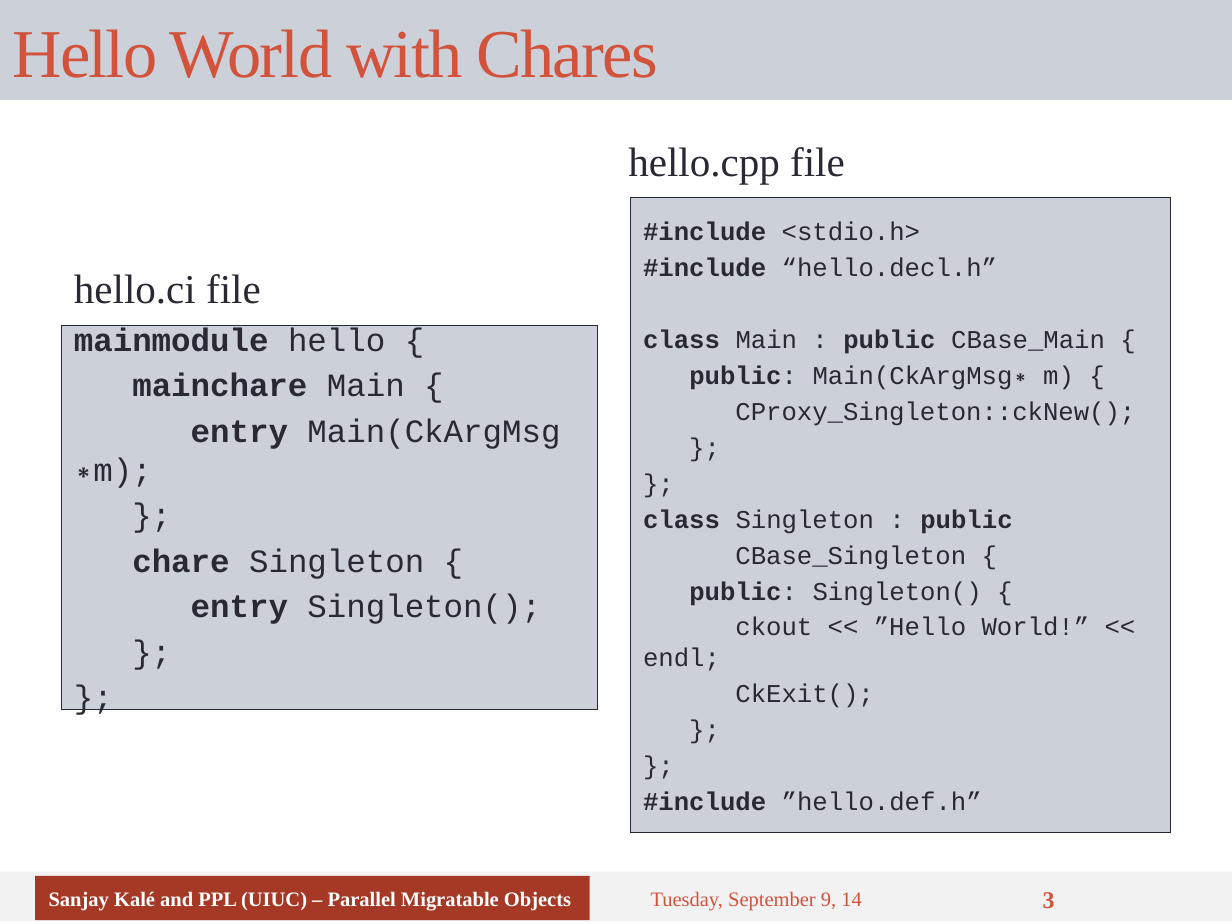
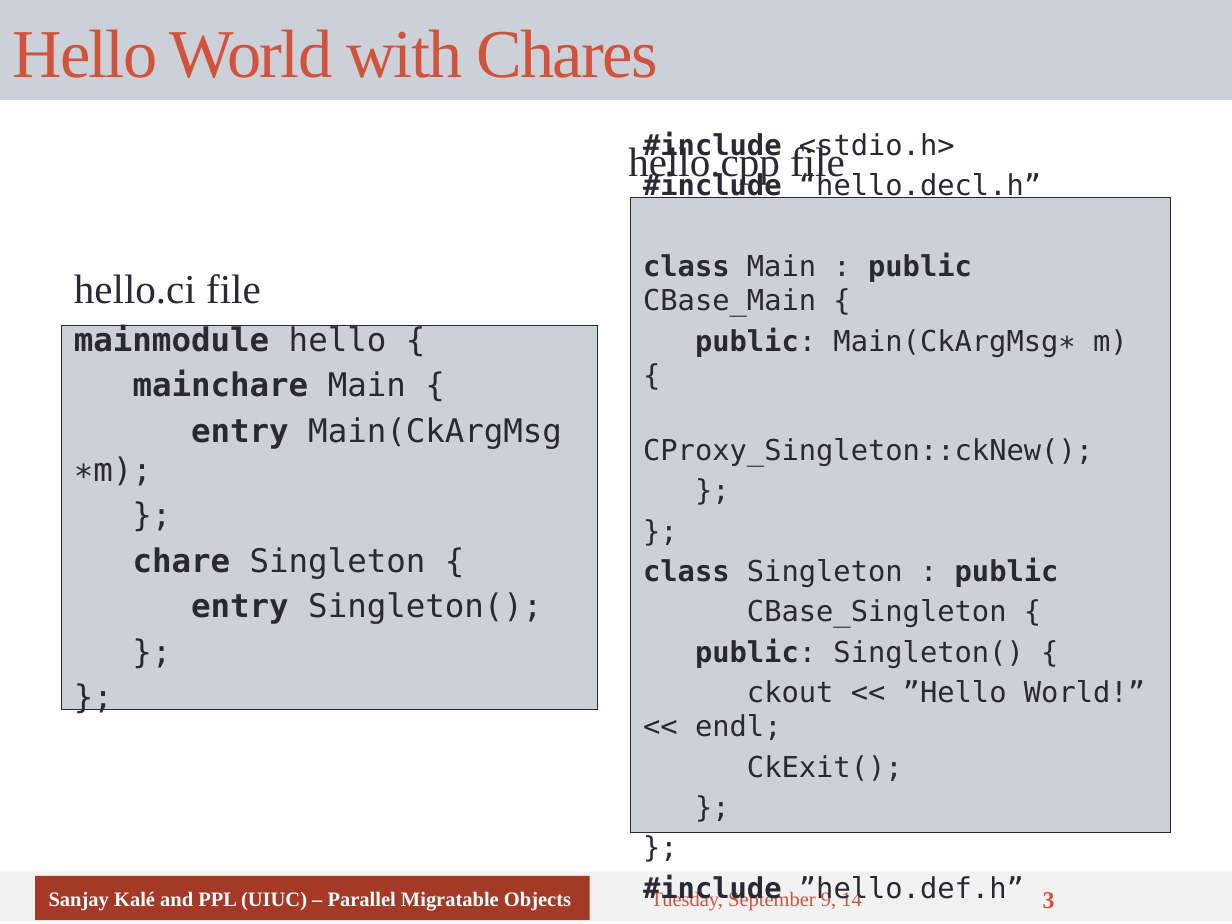
Before and after one commit to UIUC-PPL/charm_tutorial, a slide deck: slide 3 of tutorial-02-hello_world.pptx. Drawn at 1232x924 pixels with LibreOffice and Linux fonts; fonts in the diff are those of the drawing. Boxes give left, top, right and bottom in pixels: in the first picture for what was removed or moved away, otherwise in the second. Text is boxed around its words. In the diff, an @@ line names an element or a change of style, - is before the commit and + after.

```diff
--- a/tutorial-02-hello_world.pptx
+++ b/tutorial-02-hello_world.pptx
@@ text "#include <stdio.h>" at <box>631,198,1170,833</box>: size 15 to 16.8 pt, font Courier New to DejaVu Sans Mono @@
@@ text "mainmodule hello {" at <box>62,325,598,710</box>: font Courier New to DejaVu Sans Mono @@
```
Also in this commit, not shown: 1 other slide changed.
